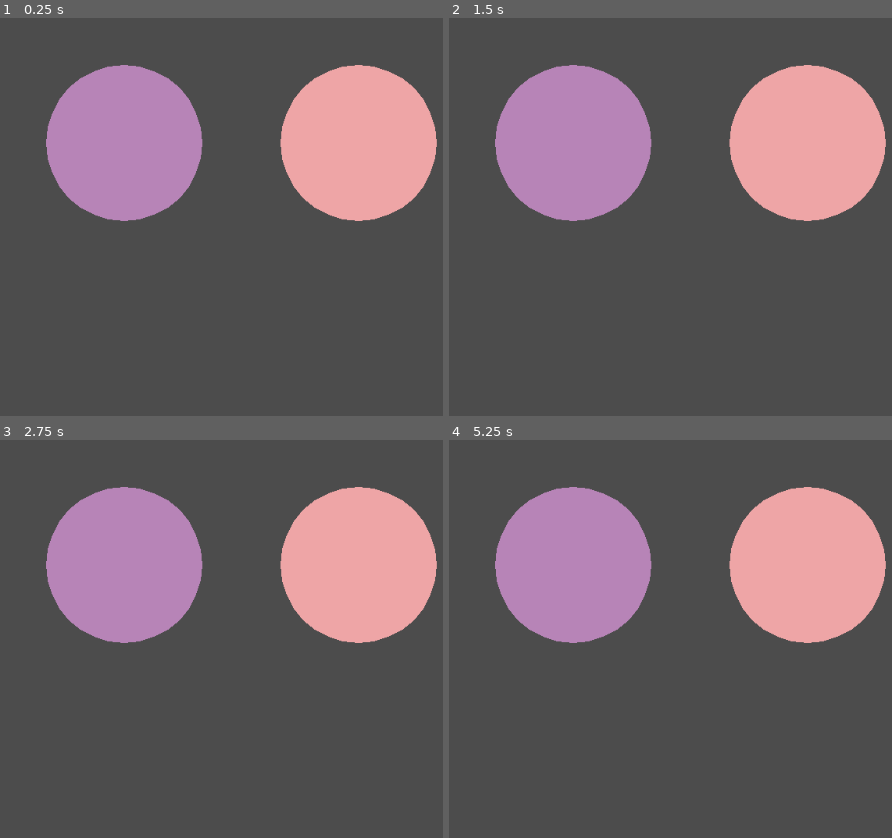
Above: before the commit, frames 1-4 (two rows, left to right).
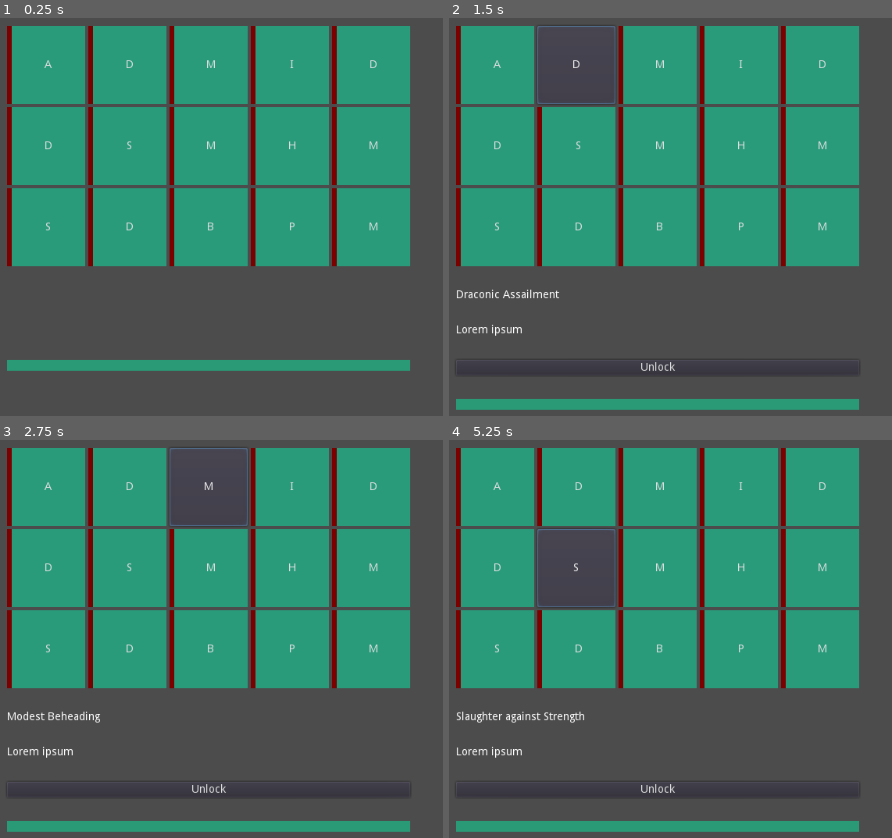
Above: after the commit, the same moments.

Repository: redxaxder/7DRL2024
Game: Godot game, scene res://ViewSkillTree.tscn
The game is run twice, just before and just after one commit, with the same random seed, the same clock (stepped at 60 frames per second) and the same inputs. Before the commit the project starts from res://Node2D.tscn.
Inputs (mouse positions are in pixels of both pictures, inside the frame that each line leads up to):
- Up to frame 1 (0.25 s): no input
- Up to frame 2 (1.5 s): click (493, 65) at 0.5 s, where only the run after the commit has a clickable "A"; click (577, 65) at 1.25 s, where only the run after the commit has a clickable "D"
- Up to frame 3 (2.75 s): click (208, 487) at 2 s, where only the run after the commit has a clickable "M"
- Up to frame 4 (5.25 s): click (736, 487) at 2.75 s, where only the run after the commit has a clickable "I"; click (821, 487) at 3.5 s, where only the run after the commit has a clickable "D"; click (493, 567) at 4.25 s, where only the run after the commit has a clickable "D"; click (577, 567) at 5 s, where only the run after the commit has a clickable "S"

The runs differ from the first frame. In frame 1, 57% of the frame differs, in the area x 1-99%, y 2-89%; in frame 2, 56%; in frame 3, 54%; in frame 4, 58%, in the area x 1-99%, y 2-99%.

Commit message:
Skill tree displayed as buttons

Diff:
--- /dev/null
+++ b/ExampleSkillTree.tres
@@ -0,0 +1,9 @@
+[gd_resource type="Resource" load_steps=2 format=2]
+
+[ext_resource path="res://data/SkillTree.gd" type="Script" id=1]
+
+[resource]
+script = ExtResource( 1 )
+skills = [ [ null, null, null, null, null ], null, null ]
+skillsPerRow = 5
+numRows = 3
--- a/Node2D.tscn
+++ /dev/null
@@ -1,6 +0,0 @@
-[gd_scene load_steps=2 format=2]
-
-[ext_resource path="res://SkillTree.gd" type="Script" id=1]
-
-[node name="Node2D" type="Node2D"]
-script = ExtResource( 1 )
--- a/SkillTree.gd
+++ /dev/null
@@ -1,22 +0,0 @@
-extends Node2D
-
-
-# Declare member variables here. Examples:
-# var a = 2
-# var b = "text"
-
-# Called when the node enters the scene tree for the first time.
-func _ready():
-	print('in ready')
-	pass
-
-func _draw():
-	print('in draw')
-	var purple = Color("#B784B7")
-	draw_circle(Vector2(200, 200), 100, purple)
-	var peach = Color("#EEA5A6")
-	draw_circle(Vector2(500, 200), 100, peach)
-
-# Called every frame. 'delta' is the elapsed time since the previous frame.
-#func _process(delta):
-#	pass
--- /dev/null
+++ b/ViewSkillTree.gd
@@ -0,0 +1,97 @@
+extends Control
+
+export var skill_tree: Resource = SkillTree.new()
+
+# Declare member variables here. Examples:
+# var a = 2
+# var b = "text"
+
+var selected_skill : Skill
+
+# Called when the node enters the scene tree for the first time.
+func _ready():
+
+	var skill_names = [
+		"Aphotic Reach",
+		"Draconic Assailment",
+		"Modest Beheading",
+		"Inscrutable Strike",
+		"Disgrace of the World",
+		"Dementia against Greed",
+		"Slaughter against Strength",
+		"Miraculous Luck",
+		"Hangman's Starve",
+		"Monster's Edge",
+		"Serpent's Stone",
+		"Devil's Tomorrow",
+		"Burly Assault",
+		"Poisonous Shout",
+		"Mastadon's Burly Glory",
+	]
+
+	for i in skill_tree.skillsPerRow:
+		skill_tree.skills.append([])
+		for j in skill_tree.numRows:
+			var skill = skill_tree.addSkill(skill_names[i*skill_tree.numRows + j], i, j)
+			print(skill)
+			var button = Button.new()
+			button.connect("pressed", self, 'selectSkill', [skill])
+			button.add_stylebox_override('normal', preload("res://new_styleboxflat.tres"))
+			$VBoxContainer/GridContainer.add_child(button)
+			button.rect_min_size = Vector2(100, 100)
+			print(button.rect_min_size)
+
+	$VBoxContainer/UnlockButton.visible = false
+	$VBoxContainer/UnlockButton.connect("pressed", self, 'unlockSkill', [])
+
+func _draw():
+
+	# todo:
+	#	x	-populate text area with skill tree description
+	# 	-style button differently if it is
+	#	-move skill generator out of view
+	# 	-general cleanup
+	# 	-push
+
+	# TODO:
+	# 	-draw lines between skills
+	# 	-draw buttons as circles?
+
+
+
+	for i in skill_tree.skillsPerRow:
+		for j in skill_tree.numRows:
+			var skill = skill_tree.skills[i][j]
+			var button : Control = $VBoxContainer/GridContainer.get_child(i*skill_tree.numRows + j)
+			button.text = skill.name[0]
+
+
+#	var dark_sage = Color("#50727B")
+#	var sage = Color("#78A083")
+#	var navy = Color("#35374B")
+#	var radius: float = 10
+#	var spacing: float = radius * 4
+#	for i in skill_tree.skillsPerRow:
+#		for j in skill_tree.numRows:
+#			print(skill_tree.skills[i][j].name)
+#			var color = dark_sage if (i+j) % 2 == 0 else sage
+#			# node outline
+#			draw_circle(Vector2(spacing*(i+1), spacing*(j+1)), radius + 3, navy)
+#			# node circle
+#			draw_circle(Vector2(spacing*(i+1), spacing*(j+1)), radius, color)
+
+
+	print('in draw')
+
+# Called every frame. 'delta' is the elapsed time since the previous frame.
+#func _process(delta):
+#	pass
+
+func selectSkill(skill: Skill):
+	selected_skill = skill
+	$VBoxContainer/SkillName.text = skill.name
+	$VBoxContainer/SkillDescription.text = "Lorem ipsum"
+	$VBoxContainer/UnlockButton.visible = true
+
+func unlockSkill():
+	print("unlock skill: "+selected_skill.name)
--- /dev/null
+++ b/ViewSkillTree.tscn
@@ -0,0 +1,44 @@
+[gd_scene load_steps=3 format=2]
+
+[ext_resource path="res://ViewSkillTree.gd" type="Script" id=1]
+
+[sub_resource type="StyleBoxFlat" id=1]
+bg_color = Color( 0.164706, 0.603922, 0.462745, 1 )
+
+[node name="ViewSkillTree" type="Control"]
+script = ExtResource( 1 )
+
+[node name="VBoxContainer" type="VBoxContainer" parent="."]
+margin_left = 50.0
+margin_top = 50.0
+margin_right = 40.0
+margin_bottom = 40.0
+custom_constants/separation = 30
+
+[node name="GridContainer" type="GridContainer" parent="VBoxContainer"]
+margin_right = 56.0
+columns = 5
+
+[node name="SkillName" type="RichTextLabel" parent="VBoxContainer"]
+margin_top = 30.0
+margin_right = 56.0
+margin_bottom = 45.0
+fit_content_height = true
+
+[node name="SkillDescription" type="RichTextLabel" parent="VBoxContainer"]
+margin_top = 75.0
+margin_right = 56.0
+margin_bottom = 90.0
+fit_content_height = true
+
+[node name="UnlockButton" type="Button" parent="VBoxContainer"]
+margin_top = 120.0
+margin_right = 56.0
+margin_bottom = 140.0
+text = "Unlock"
+
+[node name="Button" type="Button" parent="VBoxContainer"]
+margin_top = 170.0
+margin_right = 56.0
+margin_bottom = 184.0
+custom_styles/normal = SubResource( 1 )
--- /dev/null
+++ b/data/Skill.gd
@@ -0,0 +1,8 @@
+extends Resource
+
+class_name Skill
+
+export var name: String
+
+func _init(skillName: String):
+	name = skillName
--- /dev/null
+++ b/data/SkillTree.gd
@@ -0,0 +1,13 @@
+extends Resource
+
+class_name SkillTree
+
+export var skills: Array = [] # 2D Array of Skill
+
+export var skillsPerRow: int = 5
+export var numRows: int = 3
+
+func addSkill(skillName: String, i: int, j:int) -> Skill:
+	var skill = Skill.new(skillName)
+	skills[i].append(skill)
+	return skill
--- /dev/null
+++ b/new_styleboxflat.tres
@@ -0,0 +1,6 @@
+[gd_resource type="StyleBoxFlat" format=2]
+
+[resource]
+bg_color = Color( 0.160784, 0.607843, 0.482353, 1 )
+border_width_left = 6
+border_color = Color( 0.482353, 0, 0, 1 )
--- a/project.godot
+++ b/project.godot
@@ -55,6 +55,16 @@
 "path": "res://misc/priority_queue.gd"
 }, {
 "base": "Resource",
+"class": "Skill",
+"language": "GDScript",
+"path": "res://data/Skill.gd"
+}, {
+"base": "Resource",
+"class": "SkillTree",
+"language": "GDScript",
+"path": "res://data/SkillTree.gd"
+}, {
+"base": "Resource",
 "class": "StatBlock",
 "language": "GDScript",
 "path": "res://data/combat_model/StatBlock.gd"
@@ -69,46 +79,20 @@
 "EncounterHistory": "",
 "EncounterState": "",
 "PriorityQueue": "",
+"Skill": "",
+"SkillTree": "",
 "StatBlock": ""
 }
 
 [application]
 
 config/name="7DRL2024"
-run/main_scene="res://Node2D.tscn"
+run/main_scene="res://ViewSkillTree.tscn"
 config/icon="res://icon.png"
-
-[display]
-
-window/stretch/aspect="keep"
 
 [gui]
 
 common/drop_mouse_on_gui_input_disabled=true
-
-[importer_defaults]
-
-texture={
-"compress/bptc_ldr": 0,
-"compress/hdr_mode": 0,
-"compress/lossy_quality": 0.7,
-"compress/mode": 0,
-"compress/normal_map": 0,
-"detect_3d": false,
-"flags/anisotropic": false,
-"flags/filter": false,
-"flags/mipmaps": false,
-"flags/repeat": 0,
-"flags/srgb": 2,
-"process/HDR_as_SRGB": false,
-"process/fix_alpha_border": true,
-"process/invert_color": false,
-"process/normal_map_invert_y": false,
-"process/premult_alpha": false,
-"size_limit": 0,
-"stream": false,
-"svg/scale": 1.0
-}
 
 [physics]
 
@@ -117,7 +101,6 @@
 [rendering]
 
 quality/driver/driver_name="GLES2"
-2d/snapping/use_gpu_pixel_snap=true
 vram_compression/import_etc=true
 vram_compression/import_etc2=false
 environment/default_environment="res://default_env.tres"
